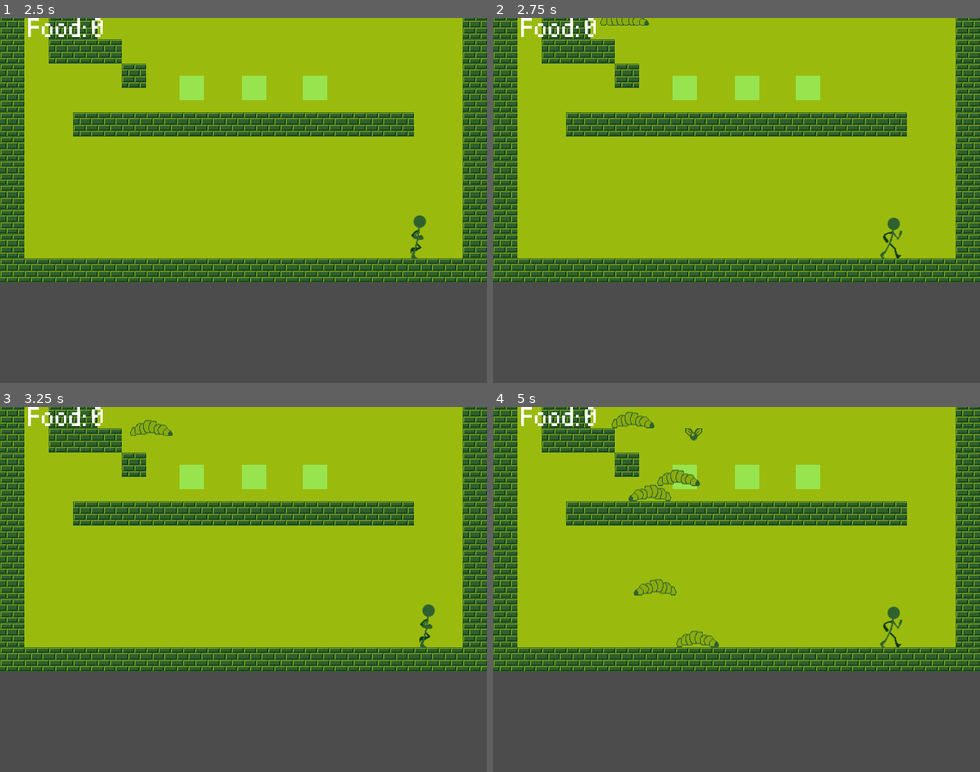
Above: before the commit, frames 1-4 (two rows, left to right).
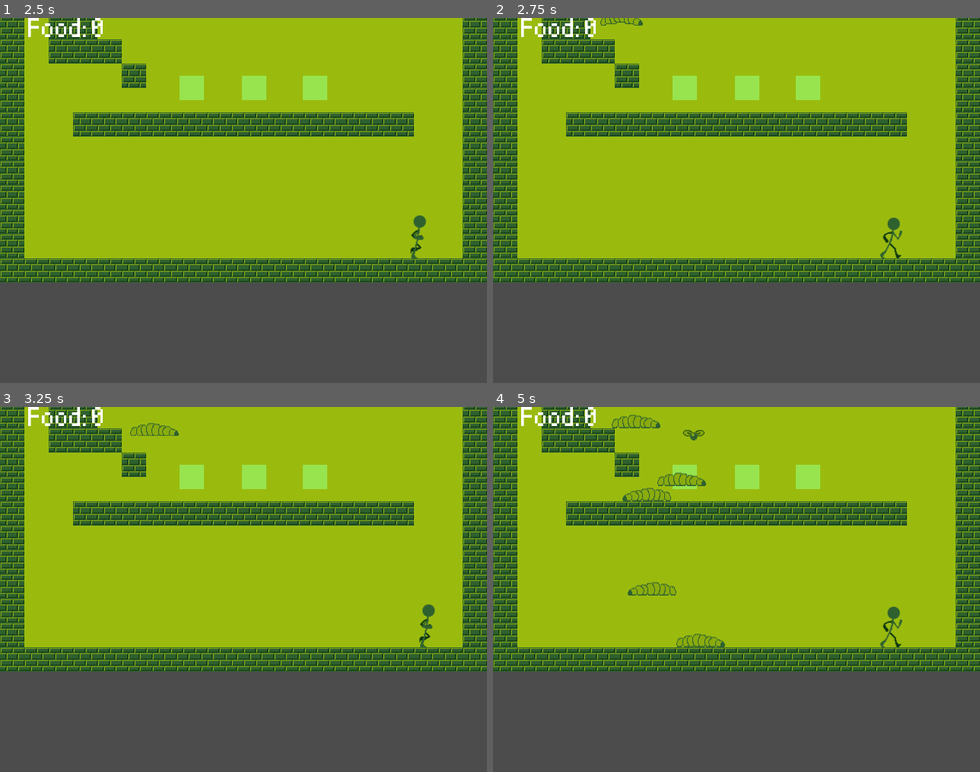
Above: after the commit, the same moments.

Repository: sbieser/LD41
Game: Godot game, scene res://Main.tscn
The game is run twice, just before and just after one commit, with the same random seed, the same clock (stepped at 60 frames per second) and the same inputs.
Inputs:
- Up to frame 1 (2.5 s): hold Right (ui_right) 0.53-2.03 s; hold Left (ui_left) from 2.03 s (still down)
- Up to frame 2 (2.75 s): keep holding Left (ui_left)
- Up to frame 3 (3.25 s): release Left (ui_left) at 2.78 s; hold Right (ui_right) from 2.78 s (still down)
- Up to frame 4 (5 s): release Right (ui_right) at 4.28 s; hold Left (ui_left) from 4.28 s (still down)

Frame 1 is identical in both runs. In frame 2, less than 0.1% of the frame differs, in the area x 22-33%, y 0-3%; in frame 3, 0.2%; in frame 4, 1.0%, in the area x 25-48%, y 1-66%.

Commit message:
Added hit sound when grubs/flys are killed. Killing enemies now adds to food counter, food counter updates. When enemies are killed, they are removed from their arrays, allowing us to spawn more enemies.

Diff:
--- a/Enemy_Fly.gd
+++ b/Enemy_Fly.gd
@@ -4,7 +4,7 @@
 
 
 signal hit
-signal enemy_died
+signal enemy_died(enemy)
 
 export (int) var SPEED = 3
 var hitpoint = 1
@@ -32,7 +32,7 @@
 
 func remove_enemy():
 	queue_free()
-	emit_signal("enemy_died")
+	emit_signal("enemy_died", self)
 
 func hit_detected():
 	hitpoint = hitpoint -1
--- a/Enemy_Fly.tscn
+++ b/Enemy_Fly.tscn
@@ -52,11 +52,10 @@
 
 position = Vector2( -6.31953, 3.1953 )
 scale = Vector2( 2.14489, 3.33188 )
-shape = SubResource( 2 )
+shape = SubResource( 1 )
 
 [node name="RightSide" type="Area2D" parent="." index="1"]
 
-editor/display_folded = true
 position = Vector2( -6.68277, 15.807 )
 scale = Vector2( 0.660633, 0.257024 )
 input_pickable = true
@@ -71,13 +70,14 @@
 
 position = Vector2( 29.6876, -1.26256 )
 scale = Vector2( 0.883447, 3.34499 )
-shape = SubResource( 2 )
+shape = SubResource( 1 )
 
 [node name="AnimatedSprite" type="AnimatedSprite" parent="." index="2"]
 
 position = Vector2( 2.05623, 15.6785 )
-frames = SubResource( 1 )
+frames = SubResource( 2 )
 animation = "move1"
+frame = 1
 playing = true
 
 [node name="HitBox2" type="CollisionShape2D" parent="." index="3"]
--- a/Enemy_Grub.gd
+++ b/Enemy_Grub.gd
@@ -1,7 +1,7 @@
 extends KinematicBody2D
 
 signal hit
-signal enemy_died
+signal enemy_died(enemy)
 signal changed_directions
 
 export (float) var SPEEDX = 1
@@ -36,7 +36,7 @@
 
 func remove_enemy():
 	queue_free()
-	emit_signal("enemy_died")
+	emit_signal("enemy_died", self)
 
 func hit_detected():
 	hitpoint = hitpoint - 1
--- a/Enemy_Grub.tscn
+++ b/Enemy_Grub.tscn
@@ -23,7 +23,9 @@
 "speed": 2.0
 } ]
 
-[node name="Enemy_Grub" type="KinematicBody2D" index="0"]
+[node name="Enemy_Grub" type="KinematicBody2D" groups=[
+"enemy",
+]]
 
 position = Vector2( -0.0769463, 0.92334 )
 input_pickable = false
@@ -88,7 +90,6 @@
 position = Vector2( 0.0261841, 1.25892 )
 frames = SubResource( 3 )
 animation = "move1"
-frame = 1
 playing = true
 
 [connection signal="body_entered" from="Left_side" to="." method="_on_Left_side_body_entered"]
--- a/Main.gd
+++ b/Main.gd
@@ -23,6 +23,7 @@
 	#print("main::_on_Timer_timeout")
 	if all_grubs.size() < 5:
 		var grub_instance = grub_scene.instance()
+		grub_instance.connect("enemy_died", self, "_on_enemy_dies")
 		var i = spawn_list[randi()%3]
 		grub_instance.position = i.position
 		add_child(grub_instance)
@@ -38,21 +39,33 @@
 			food_count = food_count - 1
 			$HUD.update_score(food_count)
 		1:
-			print("this is the play button")
+			#print("this is the play button")
+			pass
 		2:
-			print("this is the discipline button")
+			#print("this is the discipline button")
+			pass
 
 func _on_Player_hit():
+	pass
 	#this is for testing purposes
-	food_count = food_count + 1
-	$HUD.update_score(food_count)
+	#food_count = food_count + 1
+	#$HUD.update_score(food_count)
 
 func _on_SpawnTimer_timeout():
 	if all_flys.size() < 5:
 		randomize()
 		var fly_instance = fly_scene.instance()
+		fly_instance.connect("enemy_died", self, "_on_enemy_dies")
 		var i = spawn_list[randi()%3]
-
 		fly_instance.position = i.position
 		add_child(fly_instance)
 		all_flys.push_back(fly_instance)
+
+func _on_enemy_dies(enemy):
+	$HitSound.play()
+	food_count = food_count + 1
+	$HUD.update_score(food_count)
+	if "Enemy_Fly" in enemy.get_name():
+		all_flys.erase(enemy)
+	elif "Enemy_Grub" in enemy.get_name():
+		all_grubs.erase(enemy)
--- a/Main.tscn
+++ b/Main.tscn
@@ -1,10 +1,11 @@
-[gd_scene load_steps=6 format=2]
+[gd_scene load_steps=7 format=2]
 
 [ext_resource path="res://Main.gd" type="Script" id=1]
 [ext_resource path="res://Button.tscn" type="PackedScene" id=2]
 [ext_resource path="res://MainLevel.tscn" type="PackedScene" id=3]
 [ext_resource path="res://Player.tscn" type="PackedScene" id=4]
 [ext_resource path="res://HUD.tscn" type="PackedScene" id=5]
+[ext_resource path="res://sounds/Hit_Hurt18.wav" type="AudioStream" id=6]
 
 [node name="Main" type="Node" index="0"]
 
@@ -96,10 +97,9 @@
 one_shot = false
 autostart = true
 
-[node name="HUD" parent="." index="7" instance=ExtResource( 5 )]
+[node name="Fly_spawn1" type="Position2D" parent="." index="7"]
 
-[node name="Fly_spawn1" type="Position2D" parent="." index="8"]
-
+editor/display_folded = true
 position = Vector2( 255.733, 152.031 )
 __meta__ = {
 "_edit_group_": true
@@ -112,12 +112,22 @@
 one_shot = false
 autostart = true
 
-[node name="Fly_spawn2" type="Position2D" parent="." index="9"]
+[node name="Fly_spawn2" type="Position2D" parent="." index="8"]
 
 position = Vector2( 66, -104 )
 __meta__ = {
 "_edit_group_": true
 }
+
+[node name="HUD" parent="." index="9" instance=ExtResource( 5 )]
+
+[node name="HitSound" type="AudioStreamPlayer" parent="." index="10"]
+
+stream = ExtResource( 6 )
+volume_db = 0.0
+autoplay = false
+mix_target = 0
+bus = "Master"
 
 [connection signal="button_pressed" from="Player" to="." method="_on_Player_button_pressed"]
 
--- a/Player.gd
+++ b/Player.gd
@@ -37,7 +37,7 @@
 		facing = RIGHT_FACING
 
 func change_state(new_state):
-	print("change_state")
+	#print("change_state")
 	if new_state != state:
 		state = new_state
 		match state:
@@ -217,15 +217,24 @@
 					change_state(IDLE)
 	#check attacking
 	if state == ATTACK:
+		#var bodies = $AttackArea.get_overlapping
+		var bodies = $AttackArea.get_overlapping_bodies()
+		for body in bodies:
+			if body.is_in_group("enemy") and not hit_bodies.has(body):
+				hit_bodies.append(body)
+				body.hit_detected()
+		#check areas
 		var areas = $AttackArea.get_overlapping_areas()
 		for area in areas:
-			if area.is_in_group("enemy") and not hit_enemies.has(area):
-				hit_enemies.append(area)
-				emit_signal("hit")
-				print("hit enemy")
-			elif area.is_in_group("button") and not hit_buttons.has(area):
+			#if area.is_in_group("enemy") and not hit_enemies.has(area):
+			#	print("hit enemy")
+			#	hit_enemies.append(area)
+			#	area.hit_detected()
+			#	emit_signal("hit")
+			if area.is_in_group("button") and not hit_buttons.has(area):
 				hit_buttons.append(area)
 				emit_signal("button_pressed", area.get_parent().type)
+
 
 
 	#check if stunned
Not shown: 1 places in Enemy_Fly.tscn that only renumber resources
Binary file added: textures/meters/empty.png
Binary file added: textures/meters/full.png
Not shown, added: sounds/Hit_Hurt18.wav
